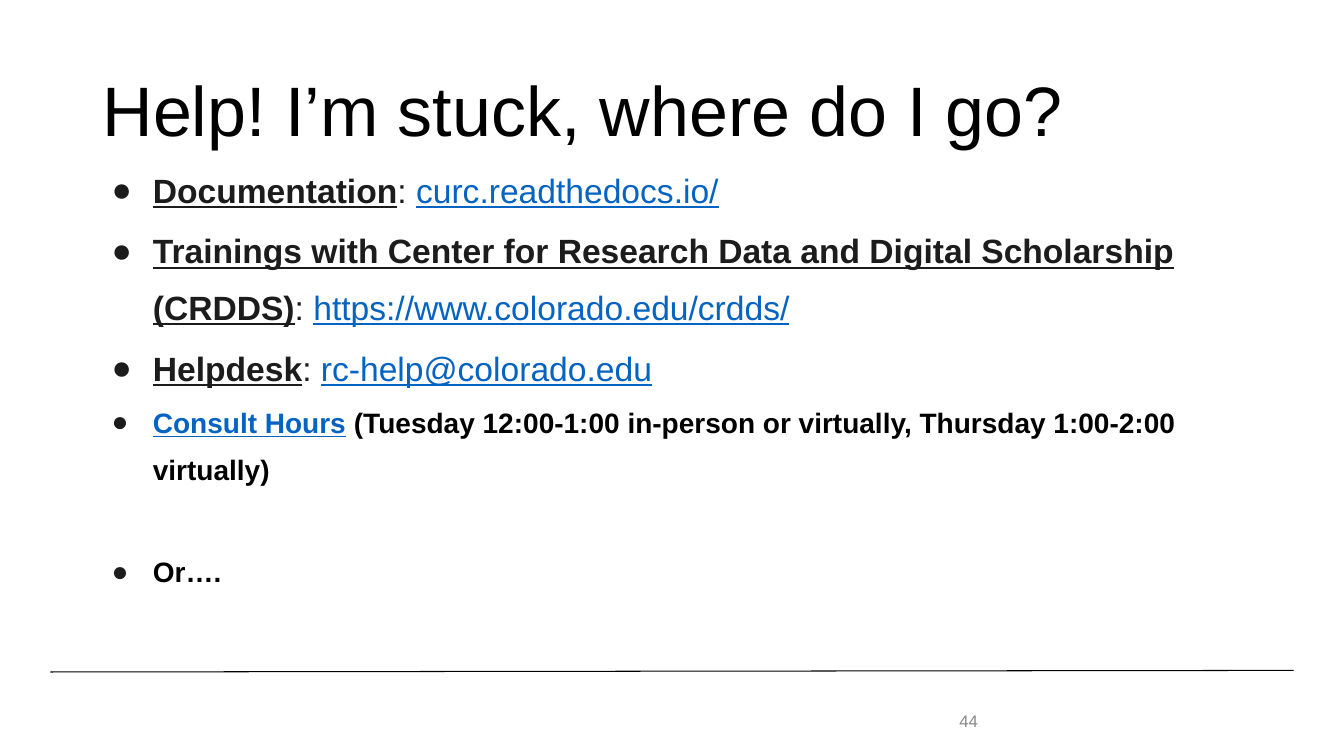
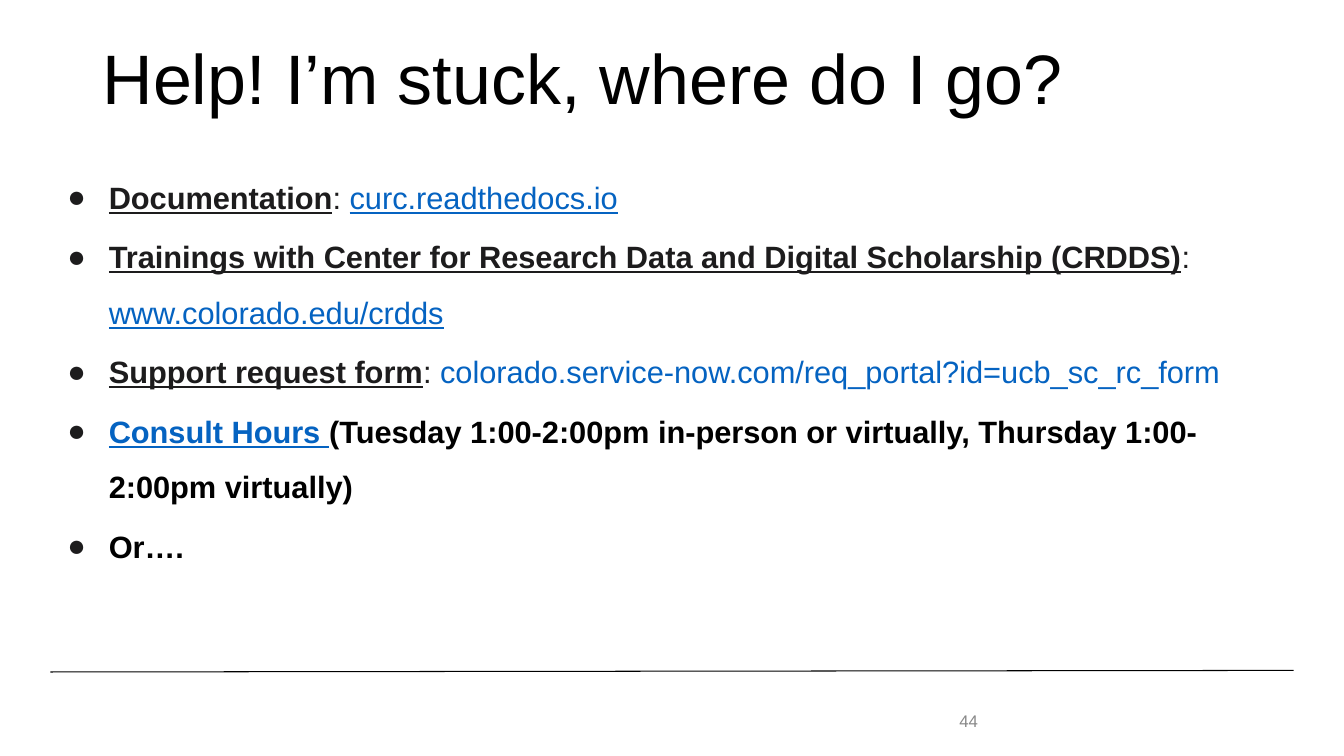
Before and after one commit to ResearchComputing/New_User_Seminar, a slide deck: slide 44 of Alpine_New_User_Seminar.pptx. Drawn at 1344x756 pixels with LibreOffice and Linux fonts; fonts in the diff are those of the drawing; background and template pictures are left out. Boxes give left, top, right and bottom in pixels: in the first picture for what was removed or moved away, otherwise in the second. Text is boxed around its words. In the diff, an @@ line names an element or a change of style, - is before the commit and + after.

```diff
--- a/Alpine_New_User_Seminar.pptx
+++ b/Alpine_New_User_Seminar.pptx
@@ title "Help! I’m stuck, where do ...": place and size @@
-title "Help! I’m stuck, where do ..." at [102,85,1063,149]
+title "Help! I’m stuck, where do ..." at [102,53,1063,117]
@@ text "Documentation: curc.readthedocs.io": place and size @@
-text "Documentation: curc.readthedocs.io" at [153,178,1174,583]
+text "Documentation: curc.readthedocs.io" at [109,186,1220,559]
@@ text at [109,186,1220,504]: text changed; size 24 to 22 pt; text colour #1D1C1D to #0563C1 @@
-● Documentation: curc.readthedocs.io/
-● Trainings with Center for Research Data and Digital Scholarship (CRDDS): https://www.colorado.edu/crdds/
-● Helpdesk: rc-help@colorado.edu
-● Consult Hours (Tuesday 12:00-1:00 in-person or virtually, Thursday 1:00-2:00 virtually)
+● Documentation: curc.readthedocs.io
+● Trainings with Center for Research Data and Digital Scholarship (CRDDS): www.colorado.edu/crdds
+● Support request form: colorado.service-now.com/req_portal?id=ucb_sc_rc_form
+● Consult Hours (Tuesday 1:00-2:00pm in-person or virtually, Thursday 1:00-2:00pm virtually)
@@ text at [109,536,184,559]: size 20 to 22 pt in "Or…."; line spacing 1.4 to 1.5 @@
```
Also in this commit, not shown: 9 other slides changed, 1 slide added, 2 slides removed, 1 other file.
